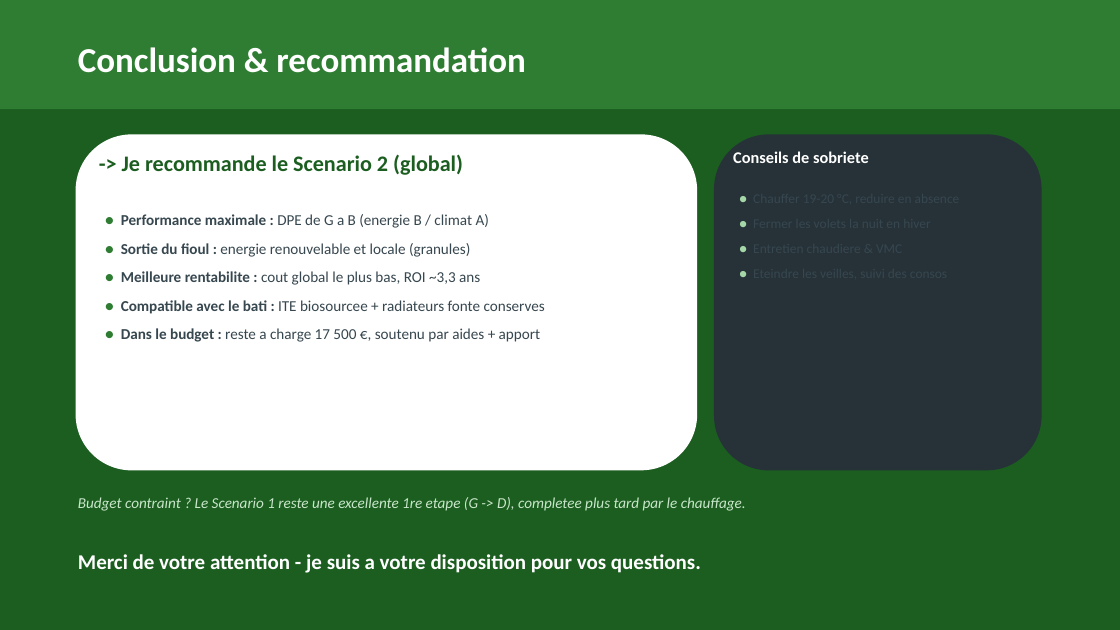
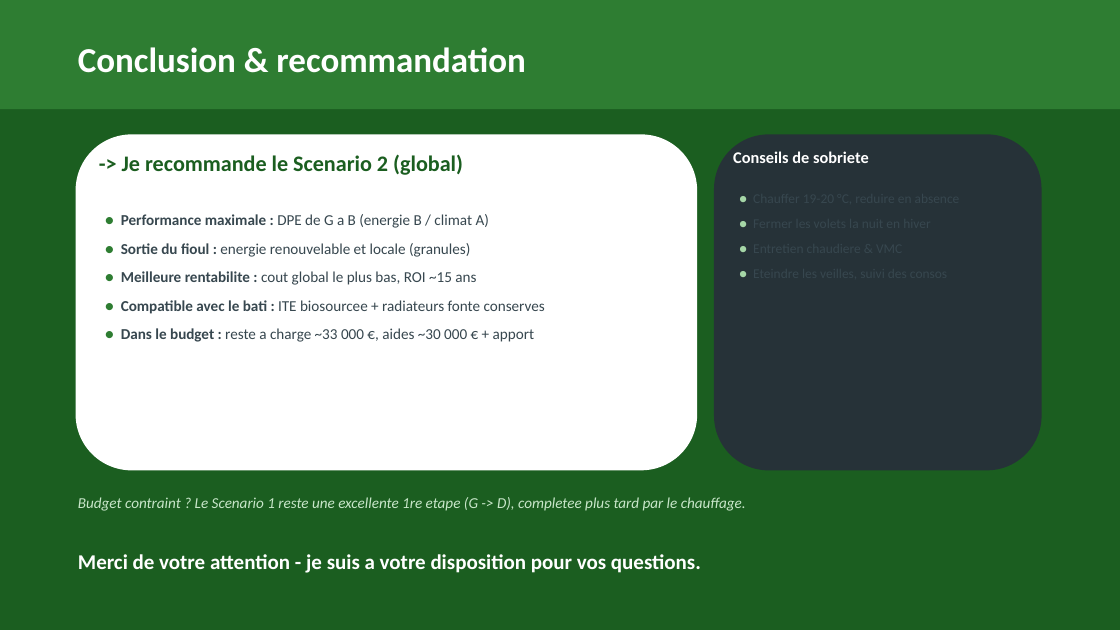
Before and after one commit to guigzT42/licence, a slide deck: slide 22 of Soutenance_Renovation_Saint-Jean-de-Chevelu.pptx. Drawn at 1120x630 pixels with LibreOffice and Linux fonts; fonts in the diff are those of the drawing. Boxes give left, top, right and bottom in pixels: in the first picture for what was removed or moved away, otherwise in the second. Text is boxed around its words. In the diff, an @@ line names an element or a change of style, - is before the commit and + after.

```diff
--- a/Soutenance_Renovation_Saint-Jean-de-Chevelu.pptx
+++ b/Soutenance_Renovation_Saint-Jean-de-Chevelu.pptx
@@ text at [121,271,476,285]: text changed @@
-● Meilleure rentabilite : cout global le plus bas, ROI ~3,3 ans
+● Meilleure rentabilite : cout global le plus bas, ROI ~15 ans
@@ text at [121,328,534,342]: text changed @@
-● Dans le budget : reste a charge 17 500 €, soutenu par aides + apport
+● Dans le budget : reste a charge ~33 000 €, aides ~30 000 € + apport
```
Also in this commit, not shown: 4 other slides changed, 1 other file.
